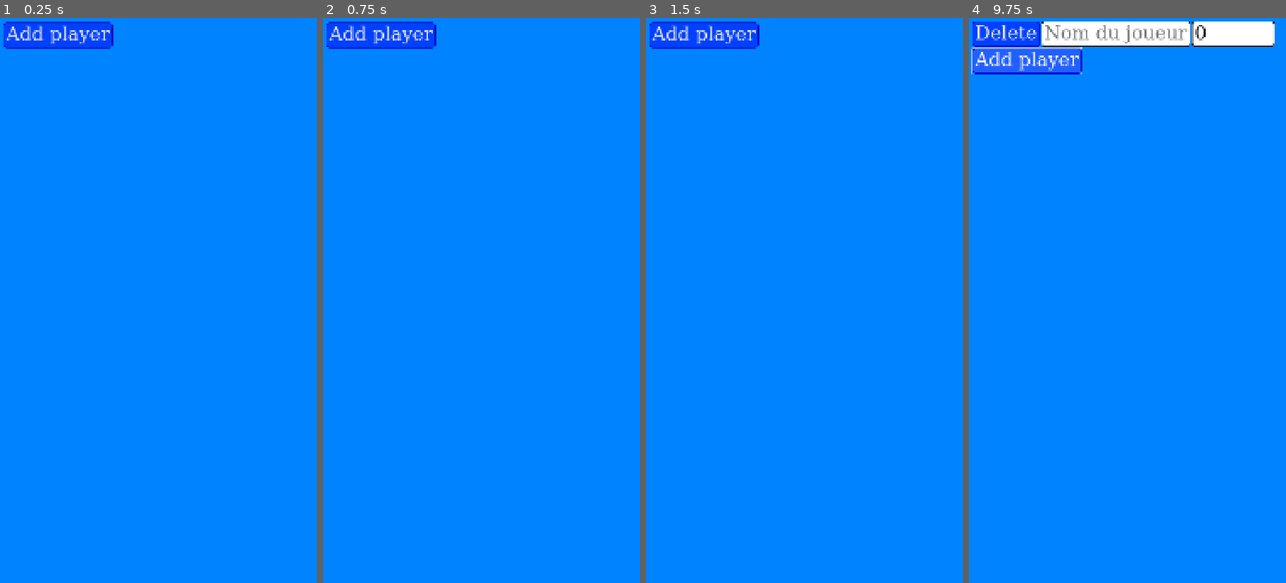
Above: before the commit, frames 1-4 (left to right).
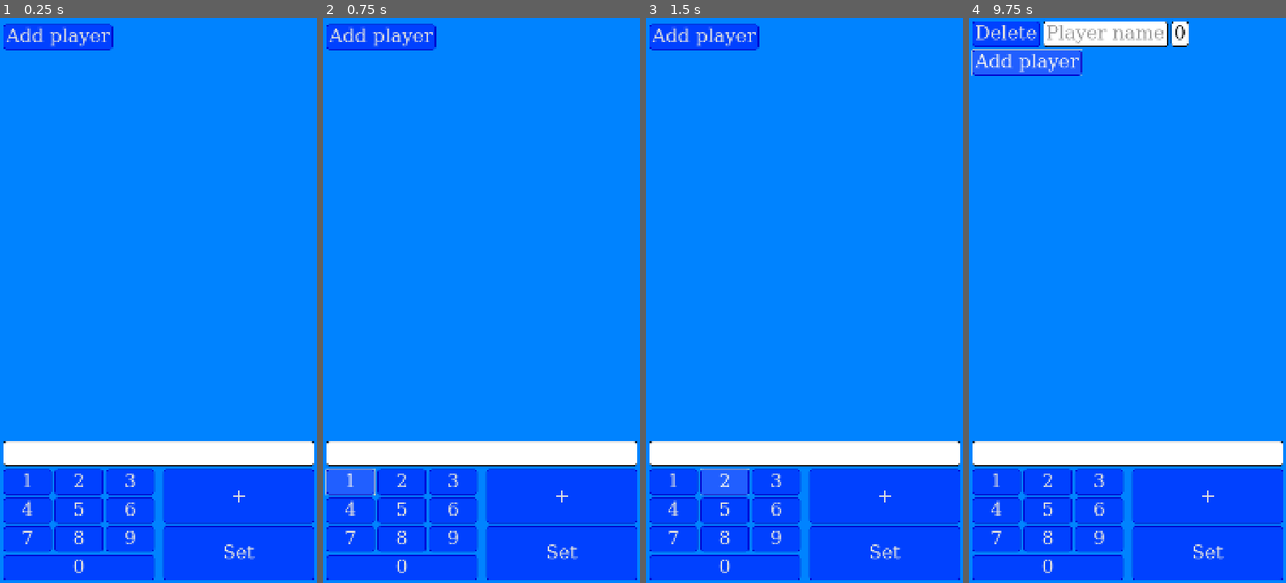
Above: after the commit, the same moments.

Repository: EnderiteFox/score-plus-plus
Game: Godot game, scene res://ui/main_ui/main_ui.tscn
The game is run twice, just before and just after one commit, with the same random seed, the same clock (stepped at 60 frames per second) and the same inputs.
Inputs (mouse positions are in pixels of both pictures, inside the frame that each line leads up to):
- Up to frame 1 (0.25 s): no input
- Up to frame 2 (0.75 s): click (351, 481) at 0.5 s, where only the run after the commit has a clickable "1"
- Up to frame 3 (1.5 s): click (725, 481) at 1.25 s, where only the run after the commit has a clickable "2"
- Up to frame 4 (9.75 s): click (1098, 481) at 2 s, where only the run after the commit has a clickable "3"; click (997, 509) at 2.75 s, where only the run after the commit has a clickable "4"; click (1048, 509) at 3.5 s, where only the run after the commit has a clickable "5"; click (1098, 509) at 4.25 s, where only the run after the commit has a clickable "6"; click (997, 537) at 5 s, where only the run after the commit has a clickable "7"; click (1048, 537) at 5.75 s, where only the run after the commit has a clickable "8"; click (1098, 537) at 6.5 s, where only the run after the commit has a clickable "9"; click (1048, 566) at 7.25 s, where only the run after the commit has a clickable "0"; click (1206, 498) at 8 s, where only the run after the commit has a clickable "+"; click (1206, 554) at 8.75 s, where only the run after the commit has a clickable "Set"; click "Add player" at 9.5 s

The runs differ from the first frame. In frame 1, 23% of the frame differs, in the area x 1-100%, y 0-100%; in frame 2, 23%; in frame 3, 23%; in frame 4, 25%, in the area x 0-100%, y 0-100%.

Commit message:
feat: Added bottom panel
Some improvements to the UI theme

Diff:
--- a/theme/ui_theme.tres
+++ b/theme/ui_theme.tres
@@ -35,6 +35,25 @@
 corner_radius_bottom_right = 10
 corner_radius_bottom_left = 10
 
+[sub_resource type="SystemFont" id="SystemFont_7uusv"]
+font_names = PackedStringArray("Monospace")
+
+[sub_resource type="StyleBoxFlat" id="StyleBoxFlat_8aw70"]
+content_margin_left = 10.0
+content_margin_top = 10.0
+content_margin_right = 10.0
+content_margin_bottom = 10.0
+bg_color = Color(1, 1, 1, 1)
+border_width_left = 3
+border_width_top = 3
+border_width_right = 3
+border_width_bottom = 3
+border_color = Color(0, 0, 0, 1)
+corner_radius_top_left = 10
+corner_radius_top_right = 10
+corner_radius_bottom_right = 10
+corner_radius_bottom_left = 10
+
 [sub_resource type="SystemFont" id="SystemFont_27v6b"]
 font_names = PackedStringArray("Monospace")
 
@@ -56,20 +75,33 @@
 
 [sub_resource type="StyleBoxEmpty" id="StyleBoxEmpty_v6wrm"]
 
+[sub_resource type="StyleBoxLine" id="StyleBoxLine_v6wrm"]
+color = Color(0, 0, 0, 0)
+vertical = true
+
 [resource]
 Button/font_sizes/font_size = 64
 Button/fonts/font = SubResource("SystemFont_v6wrm")
 Button/styles/hover = SubResource("StyleBoxFlat_27v6b")
 Button/styles/normal = SubResource("StyleBoxFlat_v6wrm")
 Button/styles/pressed = SubResource("StyleBoxFlat_27v6b")
+HBoxContainer/constants/separation = 10
+Label/colors/font_color = Color(0, 0, 0, 1)
+Label/font_sizes/font_size = 64
+Label/fonts/font = SubResource("SystemFont_7uusv")
+Label/styles/normal = SubResource("StyleBoxFlat_8aw70")
+LineEdit/colors/caret_color = Color(0, 0, 0, 1)
 LineEdit/colors/font_color = Color(0, 0, 0, 1)
-LineEdit/colors/font_placeholder_color = Color(0.140447, 0.140447, 0.140447, 0.6)
+LineEdit/colors/font_placeholder_color = Color(0.314316, 0.314316, 0.314316, 0.6)
+LineEdit/colors/selection_color = Color(0, 0, 0, 1)
 LineEdit/font_sizes/font_size = 64
 LineEdit/fonts/font = SubResource("SystemFont_27v6b")
-LineEdit/styles/focus = SubResource("StyleBoxFlat_7uusv")
 LineEdit/styles/normal = SubResource("StyleBoxFlat_7uusv")
 MarginContainer/constants/margin_bottom = 10
 MarginContainer/constants/margin_left = 10
 MarginContainer/constants/margin_right = 10
 MarginContainer/constants/margin_top = 10
 PanelContainer/styles/panel = SubResource("StyleBoxEmpty_v6wrm")
+VBoxContainer/constants/separation = 10
+VSeparator/constants/separation = 10
+VSeparator/styles/separator = SubResource("StyleBoxLine_v6wrm")
--- a/ui/main_ui/main_ui.tscn
+++ b/ui/main_ui/main_ui.tscn
@@ -54,3 +54,98 @@
 
 [node name="PlayerEditPanel" type="PanelContainer" parent="VBoxContainer"]
 layout_mode = 2
+
+[node name="MarginContainer" type="MarginContainer" parent="VBoxContainer/PlayerEditPanel"]
+layout_mode = 2
+
+[node name="VBoxContainer" type="VBoxContainer" parent="VBoxContainer/PlayerEditPanel/MarginContainer"]
+layout_mode = 2
+
+[node name="LineEdit" type="LineEdit" parent="VBoxContainer/PlayerEditPanel/MarginContainer/VBoxContainer"]
+layout_mode = 2
+
+[node name="HBoxContainer" type="HBoxContainer" parent="VBoxContainer/PlayerEditPanel/MarginContainer/VBoxContainer"]
+layout_mode = 2
+
+[node name="Numpad" type="VBoxContainer" parent="VBoxContainer/PlayerEditPanel/MarginContainer/VBoxContainer/HBoxContainer"]
+layout_mode = 2
+size_flags_horizontal = 3
+
+[node name="HBoxContainer" type="HBoxContainer" parent="VBoxContainer/PlayerEditPanel/MarginContainer/VBoxContainer/HBoxContainer/Numpad"]
+layout_mode = 2
+
+[node name="1" type="Button" parent="VBoxContainer/PlayerEditPanel/MarginContainer/VBoxContainer/HBoxContainer/Numpad/HBoxContainer"]
+layout_mode = 2
+size_flags_horizontal = 3
+text = "1"
+
+[node name="2" type="Button" parent="VBoxContainer/PlayerEditPanel/MarginContainer/VBoxContainer/HBoxContainer/Numpad/HBoxContainer"]
+layout_mode = 2
+size_flags_horizontal = 3
+text = "2"
+
+[node name="3" type="Button" parent="VBoxContainer/PlayerEditPanel/MarginContainer/VBoxContainer/HBoxContainer/Numpad/HBoxContainer"]
+layout_mode = 2
+size_flags_horizontal = 3
+text = "3"
+
+[node name="HBoxContainer2" type="HBoxContainer" parent="VBoxContainer/PlayerEditPanel/MarginContainer/VBoxContainer/HBoxContainer/Numpad"]
+layout_mode = 2
+
+[node name="4" type="Button" parent="VBoxContainer/PlayerEditPanel/MarginContainer/VBoxContainer/HBoxContainer/Numpad/HBoxContainer2"]
+layout_mode = 2
+size_flags_horizontal = 3
+text = "4"
+
+[node name="5" type="Button" parent="VBoxContainer/PlayerEditPanel/MarginContainer/VBoxContainer/HBoxContainer/Numpad/HBoxContainer2"]
+layout_mode = 2
+size_flags_horizontal = 3
+text = "5"
+
+[node name="6" type="Button" parent="VBoxContainer/PlayerEditPanel/MarginContainer/VBoxContainer/HBoxContainer/Numpad/HBoxContainer2"]
+layout_mode = 2
+size_flags_horizontal = 3
+text = "6"
+
+[node name="HBoxContainer3" type="HBoxContainer" parent="VBoxContainer/PlayerEditPanel/MarginContainer/VBoxContainer/HBoxContainer/Numpad"]
+layout_mode = 2
+
+[node name="7" type="Button" parent="VBoxContainer/PlayerEditPanel/MarginContainer/VBoxContainer/HBoxContainer/Numpad/HBoxContainer3"]
+layout_mode = 2
+size_flags_horizontal = 3
+text = "7"
+
+[node name="8" type="Button" parent="VBoxContainer/PlayerEditPanel/MarginContainer/VBoxContainer/HBoxContainer/Numpad/HBoxContainer3"]
+layout_mode = 2
+size_flags_horizontal = 3
+text = "8"
+
+[node name="9" type="Button" parent="VBoxContainer/PlayerEditPanel/MarginContainer/VBoxContainer/HBoxContainer/Numpad/HBoxContainer3"]
+layout_mode = 2
+size_flags_horizontal = 3
+text = "9"
+
+[node name="HBoxContainer4" type="HBoxContainer" parent="VBoxContainer/PlayerEditPanel/MarginContainer/VBoxContainer/HBoxContainer/Numpad"]
+layout_mode = 2
+
+[node name="0" type="Button" parent="VBoxContainer/PlayerEditPanel/MarginContainer/VBoxContainer/HBoxContainer/Numpad/HBoxContainer4"]
+layout_mode = 2
+size_flags_horizontal = 3
+text = "0"
+
+[node name="VSeparator" type="VSeparator" parent="VBoxContainer/PlayerEditPanel/MarginContainer/VBoxContainer/HBoxContainer"]
+layout_mode = 2
+
+[node name="VBoxContainer" type="VBoxContainer" parent="VBoxContainer/PlayerEditPanel/MarginContainer/VBoxContainer/HBoxContainer"]
+layout_mode = 2
+size_flags_horizontal = 3
+
+[node name="AddButton" type="Button" parent="VBoxContainer/PlayerEditPanel/MarginContainer/VBoxContainer/HBoxContainer/VBoxContainer"]
+layout_mode = 2
+size_flags_vertical = 3
+text = "+"
+
+[node name="SetButton" type="Button" parent="VBoxContainer/PlayerEditPanel/MarginContainer/VBoxContainer/HBoxContainer/VBoxContainer"]
+layout_mode = 2
+size_flags_vertical = 3
+text = "Set"
--- a/ui/player_ui/player_ui.tscn
+++ b/ui/player_ui/player_ui.tscn
@@ -3,8 +3,8 @@
 [ext_resource type="Script" uid="uid://tgbdo22xiy1u" path="res://ui/player_ui/player_ui.gd" id="1_x5rrd"]
 
 [node name="PlayerUI" type="PanelContainer"]
-offset_right = 261.0
-offset_bottom = 31.0
+offset_right = 759.0
+offset_bottom = 108.0
 script = ExtResource("1_x5rrd")
 
 [node name="HBoxContainer" type="HBoxContainer" parent="."]
@@ -19,12 +19,11 @@
 [node name="PlayerName" type="LineEdit" parent="HBoxContainer"]
 unique_name_in_owner = true
 layout_mode = 2
-placeholder_text = "Nom du joueur"
+placeholder_text = "Player name"
 expand_to_text_length = true
 
-[node name="PlayerScore" type="LineEdit" parent="HBoxContainer"]
+[node name="PlayerScore" type="Label" parent="HBoxContainer"]
 unique_name_in_owner = true
 layout_mode = 2
+mouse_filter = 1
 text = "0"
-expand_to_text_length = true
-virtual_keyboard_type = 3
Not shown: 1 places in theme/ui_theme.tres that only renumber resources
